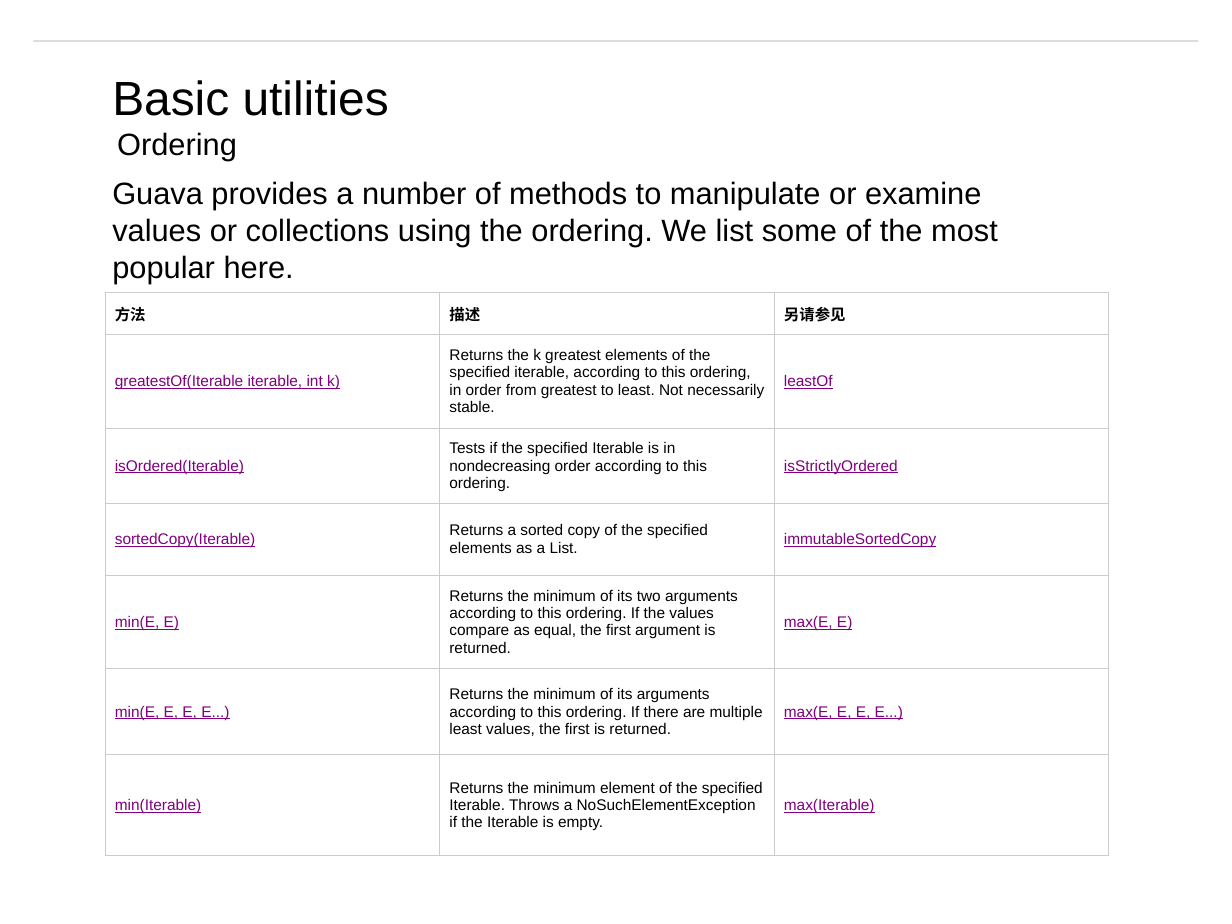
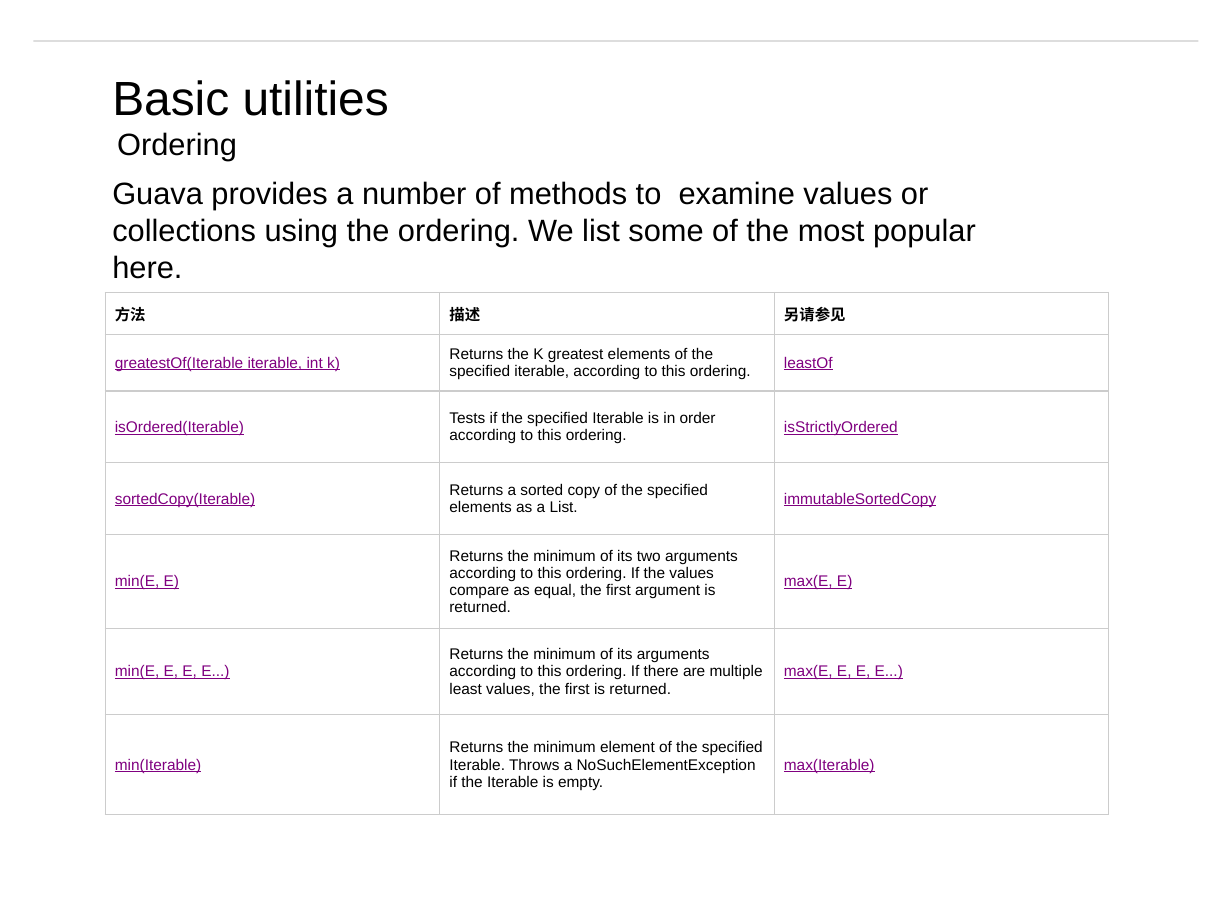
Before and after one commit to matt19870107/Guava, a slide deck: slide 25 of Guava - English.pptm. Drawn at 1232x924 pixels with LibreOffice and Linux fonts; fonts in the diff are those of the drawing; background and template pictures are left out. Boxes give left, top, right and bottom in pixels: in the first picture for what was removed or moved away, otherwise in the second. Text is boxed around its words. In the diff, an @@ line names an element or a change of style, - is before the commit and + after.

```diff
--- a/Guava - English.pptm
+++ b/Guava - English.pptm
@@ text at bbox=[112, 181, 976, 279]: text changed @@
-Guava provides a number of methods to manipulate or examine values or collections using the ordering. We list some of the most popular here.
+Guava provides a number of methods to examine values or collections using the ordering. We list some of the most popular here.
@@ table at bbox=[105, 292, 1110, 833] @@
-row 2, column 2: Returns the k greatest elements of the specified iterable, according to this ordering, in order from greatest to least. Not necessarily stable.
+row 2, column 2: Returns the K greatest elements of the specified iterable, according to this ordering.
-row 3, column 2: Tests if the specified Iterable is in nondecreasing order according to this ordering.
+row 3, column 2: Tests if the specified Iterable is in order according to this ordering.
```
Also in this commit, not shown: 9 other slides changed, 1 other file.
